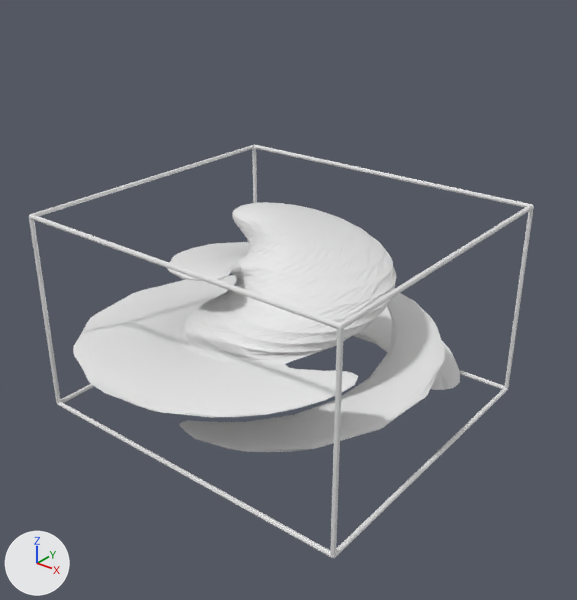
One commit to the OBJ model Assets/Models/Stomach/ventre_0017.obj: the scene before it, then after it.
Camera for both pictures: a 50 mm lens placed at (97.2, -120.4, 86.9), pointed at (-0.2, 1.2, 11.4). Every picture has the same lights, and +X, +Y and +Z are marked at lower left. Where no turn or scale is listed for an object, it has been applied to the vertices. Vertices at the same position are counted once.

The scene before the commit, as lines of its bpy script (objects in view):
```python
me_ventre_0017 = bpy.data.meshes.new('ventre_0017')
me_ventre_0017.from_pydata(...)  # 3714 vertices, 4664 faces; spans x -45.7..38.4, y -43.3..44.1, z -12.7..32.5
ob_ventre_0017 = bpy.data.objects.new('ventre_0017', me_ventre_0017)
ob_ventre_0017.location = (0.0, 0.0, 0.0)
```
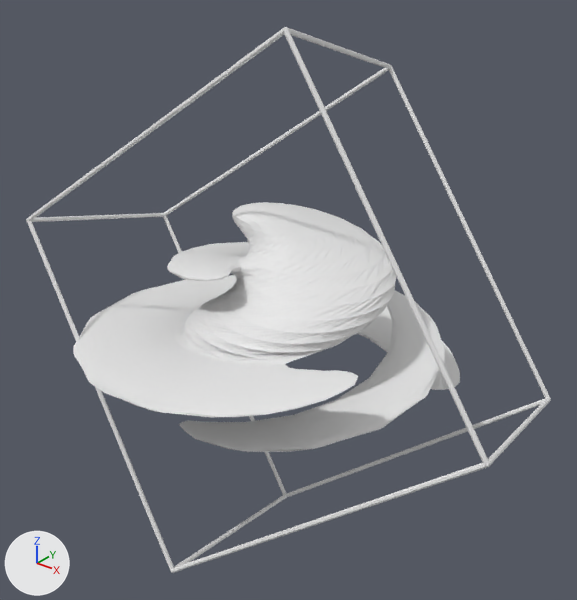
Pixel boxes [x1, y1, x2, y2] of what changed, in the pictures (577 x 600 px):
'ventre_0017', reshaped (32% taller): before [29, 145, 534, 558]; after [26, 27, 551, 573]
part 1 of me_ventre_0017, deleted: before [29, 145, 534, 558]
part 2 of me_ventre_0017, added: after [27, 28, 551, 573]

Diff of the bpy script that builds the scene:
```diff
--- a/Assets/Models/Stomach/ventre_0017.obj.py
+++ b/Assets/Models/Stomach/ventre_0017.obj.py
@@ me_ventre_0017 @@
 # used by ob_ventre_0017; location = (0.0, 0.0, 0.0)
-me_ventre_0017.from_pydata(...)  # 3714 vertices, 4664 faces; spans x -45.7..38.4, y -43.3..44.1, z -12.7..32.5
+me_ventre_0017.from_pydata(...)  # 3906 vertices, 4664 faces; spans x -56.9..56.9, y -43.3..44.1, z -49.2..69.0
+# me_ventre_0017 part 1: the loose piece of 208 vertices spanning x -38.4..38.4, y -34.6..34.6, z -12.7..32.5 is deleted
+# me_ventre_0017 part 2: 192 vertices added at x -56.9..56.9, y -38.3..38.3, z -49.2..68.9
```
